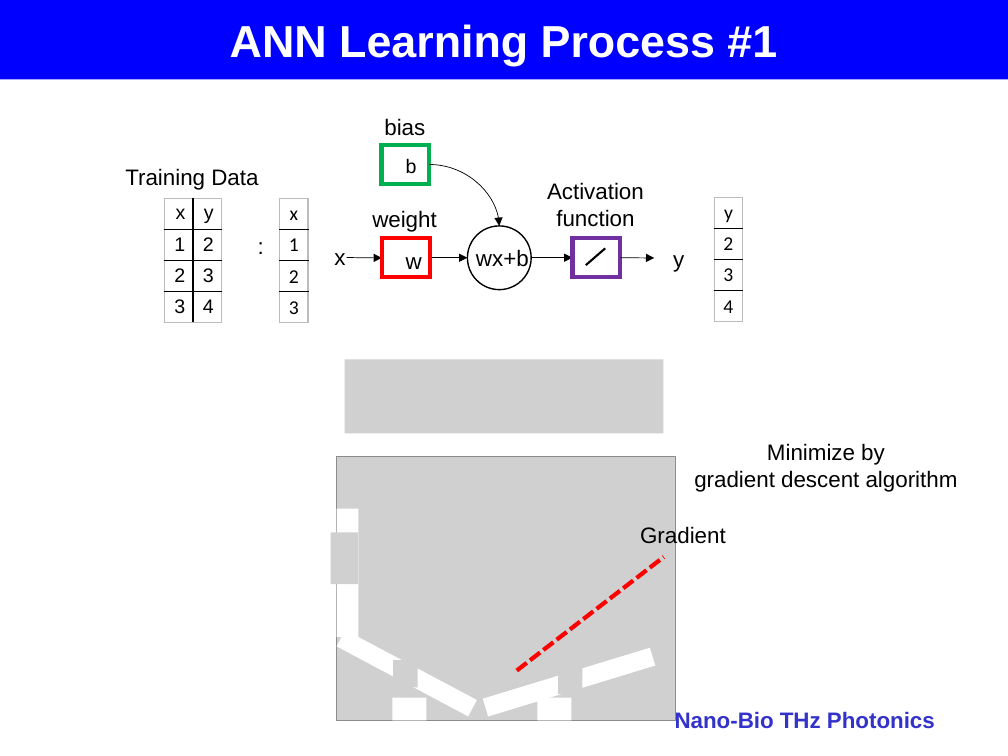
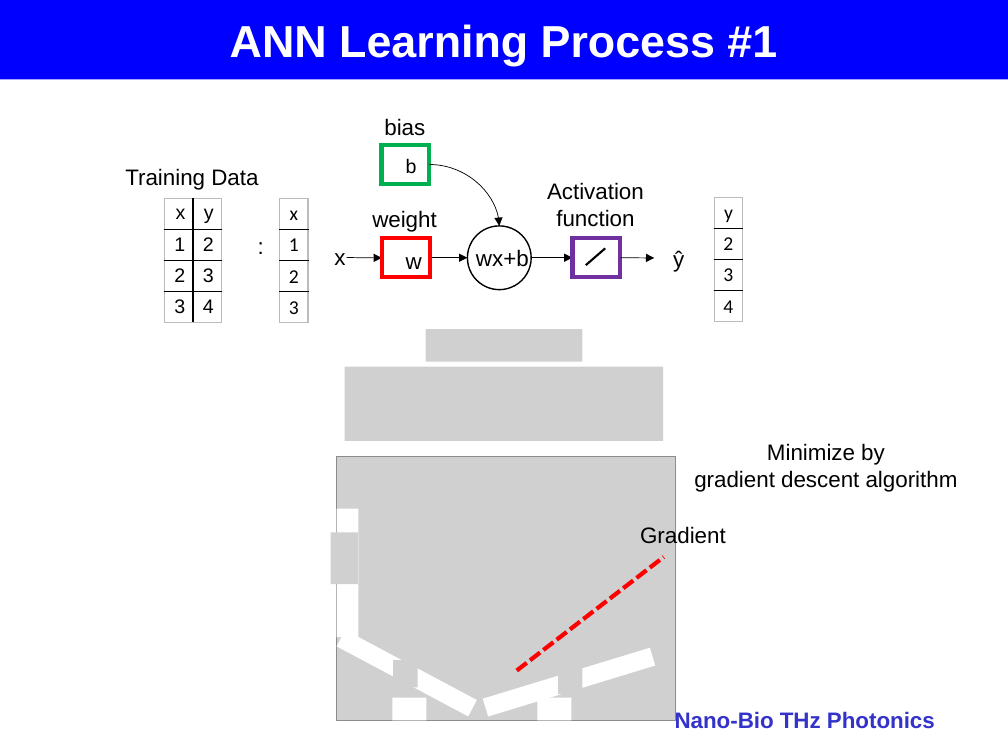
Before and after one commit to jglee96/NBTP_Lab, a slide deck: slide 31 of 개인/석사학위논문/Thesis_Presentation_v2.pptx. Drawn at 1008x756 pixels with LibreOffice and Linux fonts; fonts in the diff are those of the drawing; grey boxes stand for pictures; background and template pictures are left out. Boxes give left, top, right and bottom in pixels: in the first picture for what was removed or moved away, otherwise in the second. Text is boxed around its words. In the diff, an @@ line names an element or a change of style, - is before the commit and + after.

```diff
--- a/개인/석사학위논문/Thesis_Presentation_v2.pptx
+++ b/개인/석사학위논문/Thesis_Presentation_v2.pptx
@@ text at bbox=[673, 250, 684, 272]: text changed @@
-y
+ŷ
@@ picture added at bbox=[425, 330, 582, 362] @@
@@ picture: place and size @@
-picture at bbox=[345, 359, 663, 433]
+picture at bbox=[345, 367, 663, 442]
```
Also in this commit, not shown: 3 other slides changed, 3 other files.
